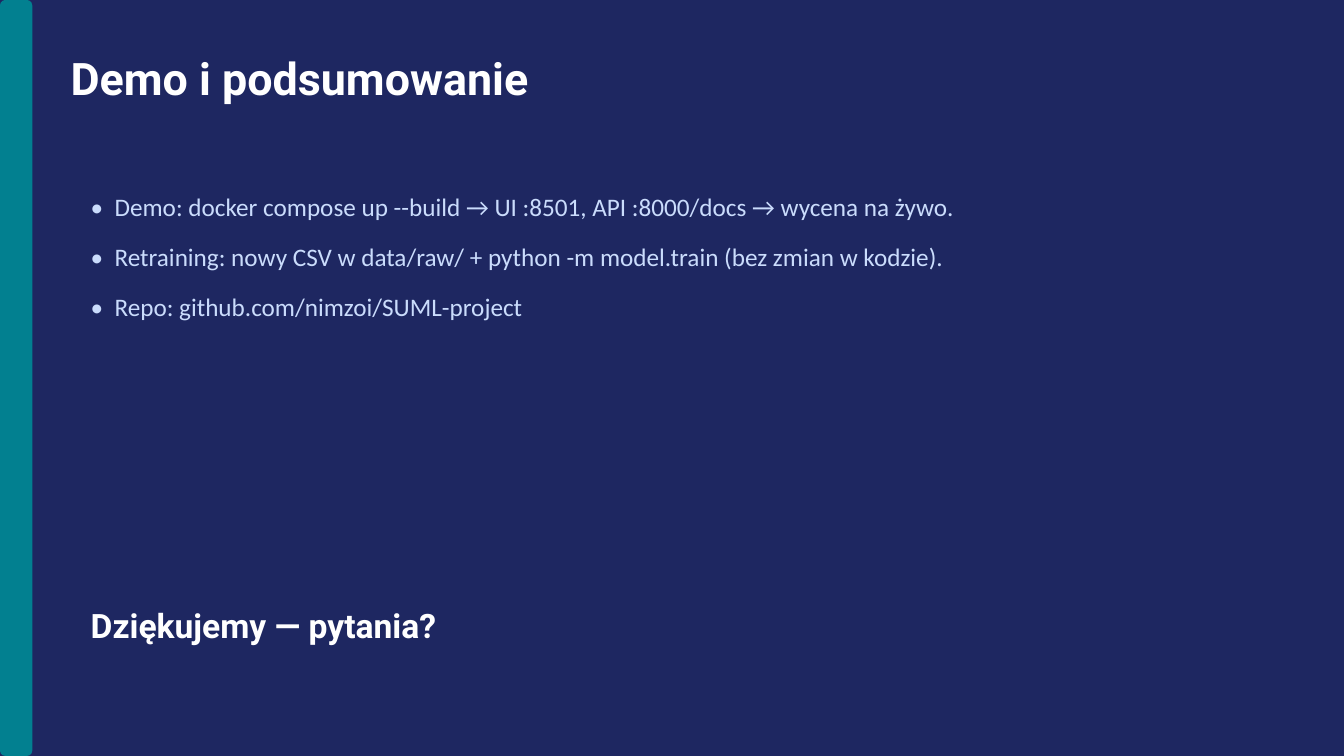
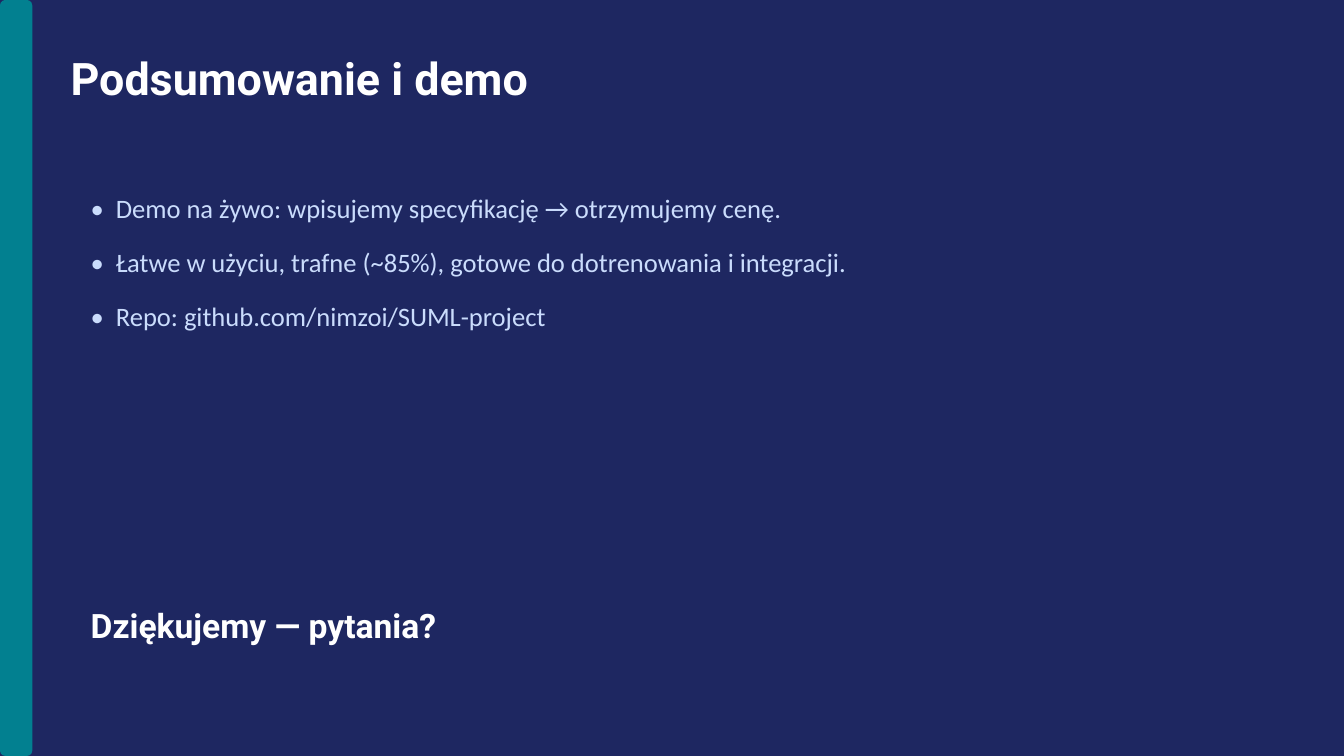
Before and after one commit to nimzoi/SUML-project, a slide deck: slide 10 of slides.pptx. Drawn at 1344x756 pixels with LibreOffice and Linux fonts; fonts in the diff are those of the drawing. Boxes give left, top, right and bottom in pixels: in the first picture for what was removed or moved away, otherwise in the second. Text is boxed around its words. In the diff, an @@ line names an element or a change of style, - is before the commit and + after.

```diff
--- a/slides.pptx
+++ b/slides.pptx
@@ text at [71,61,528,96]: text changed @@
-Demo i podsumowanie
+Podsumowanie i demo
@@ text at [116,199,846,277]: text changed; size 18 to 19 pt @@
-• Demo: docker compose up --build → UI :8501, API :8000/docs → wycena na żywo.
-• Retraining: nowy CSV w data/raw/ + python -m model.train (bez zmian w kodzie).
+• Demo na żywo: wpisujemy specyfikację → otrzymujemy cenę.
+• Łatwe w użyciu, trafne (~85%), gotowe do dotrenowania i integracji.
@@ text at [116,307,545,331]: size 18 to 19 pt in "• Repo: github.com/nimzoi/SUML-project"; more space between paragraphs @@
```
Also in this commit, not shown: 2 other slides changed, 7 slides added, 7 slides removed, 2 other files.
